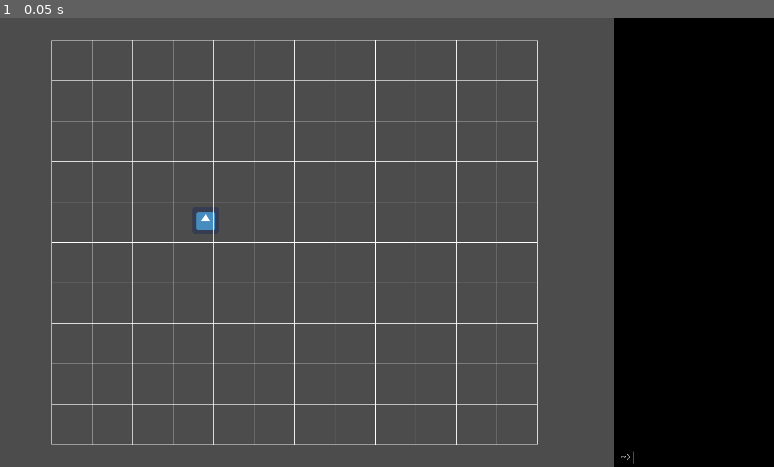
Above: before the commit, frame 1.
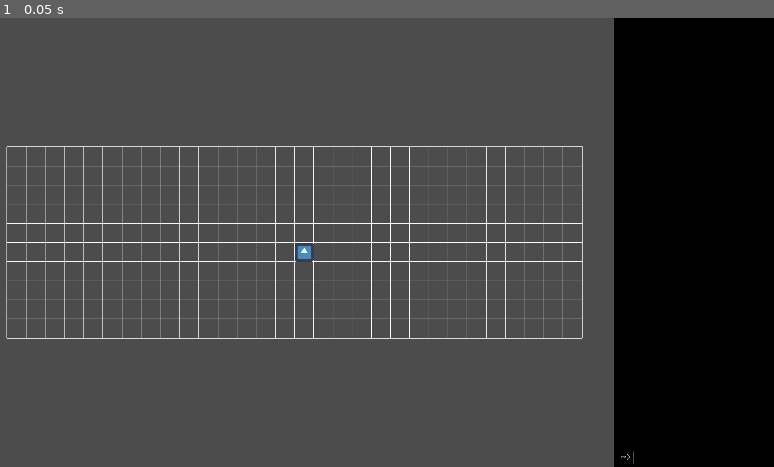
Above: after the commit, the same moment.

Repository: jwikiera/ggj23_root
Game: Godot game, scene res://test_scene.tscn
Two runs of this game, one before a commit and one after it. Both use one fixed random seed, a clock stepped at 60 frames per second and the inputs below. This scene is started directly instead of the project's main scene. The engine's default icon, where the game draws it, is replaced by a stand-in: a white triangle on a blue panel in a dark square.
Inputs:
- Up to frame 1 (0.05 s): no input

The runs differ from the first frame. In frame 1, 4.8% of the frame differs, in the area x 0-76%, y 4-96%.

Commit message:
player resizes to grid, started to work on player movement

Diff:
--- a/godot_project/Grid/Grid.gd
+++ b/godot_project/Grid/Grid.gd
@@ -9,6 +9,10 @@
 
 func _draw():
 	draw_grid_lines()
+
+#	var index = Vector2(int(Globals.grid_size_x / 2), int(Globals.grid_size_y / 2))
+#	draw_rect(Rect2(Globals.get_grid_pos_x() + index.x * Globals.get_grid_x_cell_size(),
+#		Globals.get_grid_pos_y() + index.y * Globals.get_grid_y_cell_size(), 5, 5), Color(1, 1, 1))
 
 #func fill_grid(grid):
 
--- /dev/null
+++ b/godot_project/Player/Player.gd
@@ -0,0 +1,71 @@
+extends KinematicBody2D
+
+var velocity: Vector2 = Vector2.ZERO
+var sprite_node: Sprite
+
+func _ready():
+	Commands.connect("move", self, "_on_move_signal")
+	sprite_node = get_node("Sprite")
+	move_to_grid_center()
+	scale_self_to_grid()
+	print(Globals.get_index_from_physical_coords(Vector2(500, 500)))
+
+func scale_self_to_grid():
+	var sprite_size: int = sprite_node.texture.get_width()
+	var ratio: float = float(sprite_size) / Globals.get_grid_x_cell_size()
+	sprite_node.scale.x = 1 / ratio
+	sprite_node.scale.y = 1 / ratio
+
+	var last_pos: Vector2 = self.get_position()
+	print("ratio: %f" % ratio)
+	last_pos.x -= (float(sprite_size) - Globals.get_grid_x_cell_size()) / 2
+	last_pos.y -= (float(sprite_size) - Globals.get_grid_x_cell_size()) / 2
+	self.set_position(last_pos)
+
+func move_to_grid_center():
+	#print("hello from player.gd")
+	#print(Globals.get_physical_coords_of_grid_index(Vector2(int(Globals.grid_size_x / 2), int(Globals.grid_size_y / 2))))
+	self.set_position(Globals.get_physical_coords_of_grid_index(Vector2(int(Globals.grid_size_x / 2), int(Globals.grid_size_y / 2))))
+
+func _physics_process(delta):
+	pass
+#	if Input.is_action_just_pressed("ui_right"):
+#		velocity.x = 64
+#	elif Input.is_action_just_pressed("ui_left"):
+#		velocity.x = -64
+#	elif Input.is_action_just_pressed("ui_up"):
+#		velocity.y = -64
+#	elif Input.is_action_just_pressed("ui_down"):
+#		velocity.y = 64
+#	else:
+#		velocity.x = 0
+#		velocity.y = 0
+#
+#	move_and_collide(velocity)
+
+
+func _on_move_signal(direction: int) -> void:
+	var current_index: Vector2 = Globals.get_index_from_physical_coords(self.get_position())
+	print("got current index:")
+	print(current_index)
+	if direction == Commands.DIRS.DIR_UP:
+		var new_index: Vector2 = Vector2(current_index.x, current_index.y - 1)
+		self.set_position(Globals.get_physical_coords_of_grid_index(new_index))
+		#velocity.y = -64
+	if direction == Commands.DIRS.DIR_DOWN:
+		velocity.y = 64
+	if direction == Commands.DIRS.DIR_LEFT:
+		velocity.x = -64
+	if direction == Commands.DIRS.DIR_RIGHT:
+		velocity.x = 64
+
+#	if direction == Commands.DIRS.DIR_UP:
+#		velocity.y = -64
+#	if direction == Commands.DIRS.DIR_DOWN:
+#		velocity.y = 64
+#	if direction == Commands.DIRS.DIR_LEFT:
+#		velocity.x = -64
+#	if direction == Commands.DIRS.DIR_RIGHT:
+#		velocity.x = 64
+#	move_and_collide(velocity)
+#	velocity = Vector2.ZERO
--- a/godot_project/Player/Player.tscn
+++ b/godot_project/Player/Player.tscn
@@ -1,14 +1,14 @@
 [gd_scene load_steps=3 format=2]
 
-[ext_resource path="res://Scenes/Player.gd" type="Script" id=1]
+[ext_resource path="res://Player/Player.gd" type="Script" id=1]
 [ext_resource path="res://Sprites/icon.png" type="Texture" id=2]
 
 [node name="Player" type="KinematicBody2D"]
-position = Vector2( 113, 118 )
 script = ExtResource( 1 )
 __meta__ = {
 "_edit_group_": true
 }
 
 [node name="Sprite" type="Sprite" parent="."]
+position = Vector2( 32, 32 )
 texture = ExtResource( 2 )
--- a/godot_project/Scenes/Player.gd
+++ /dev/null
@@ -1,35 +0,0 @@
-extends KinematicBody2D
-
-var velocity = Vector2.ZERO
-
-func _ready():
-	Commands.connect("move", self, "_on_move_signal")
-
-func _physics_process(delta):
-	pass
-#	if Input.is_action_just_pressed("ui_right"):
-#		velocity.x = 64
-#	elif Input.is_action_just_pressed("ui_left"):
-#		velocity.x = -64
-#	elif Input.is_action_just_pressed("ui_up"):
-#		velocity.y = -64
-#	elif Input.is_action_just_pressed("ui_down"):
-#		velocity.y = 64
-#	else:
-#		velocity.x = 0
-#		velocity.y = 0
-#
-#	move_and_collide(velocity)
-
-
-func _on_move_signal(direction: int) -> void:
-	if direction == Commands.DIRS.DIR_UP:
-		velocity.y = -64
-	if direction == Commands.DIRS.DIR_DOWN:
-		velocity.y = 64
-	if direction == Commands.DIRS.DIR_LEFT:
-		velocity.x = -64
-	if direction == Commands.DIRS.DIR_RIGHT:
-		velocity.x = 64
-	move_and_collide(velocity)
-	velocity = Vector2.ZERO
--- a/godot_project/Singletons/Globals.gd
+++ b/godot_project/Singletons/Globals.gd
@@ -9,7 +9,7 @@
 var seed_ = 'ibib3fi3b'
 
 var grid = []
-var grid_size_x = 12
+var grid_size_x = 30
 var grid_size_y = 10
 var _grid_margin = 10
 
@@ -59,6 +59,12 @@
 	var total_y_len = ry * grid_size_y
 	return (get_viewport().size.y - total_y_len) / 2
 
+func get_grid_end_x():
+	return get_grid_pos_x() + get_grid_x_cell_size() * grid_size_x
+
+func get_grid_end_y():
+	return get_grid_pos_y() + get_grid_y_cell_size() * grid_size_y
+
 func get_grid_x_cell_size():
 	var rx = (get_viewport().size.x - get_console_width() - get_x_grid_margin()) / grid_size_x
 	var ry = (get_viewport().size.y - get_y_grid_margin()) / grid_size_y
@@ -76,3 +82,31 @@
 	else:
 		rx = ry
 	return ry
+
+func get_physical_coords_of_grid_index(index: Vector2) -> Vector2:
+	if (index.x < 0 or index.y < 0 or index.x > grid_size_x - 1 or index.y > grid_size_y - 1):
+		print("Error, get_physical_coords_of_grid_index index out of range")
+		return Vector2.ZERO
+	return Vector2(
+		get_grid_pos_x() + index.x * get_grid_x_cell_size(),
+		get_grid_pos_y() + index.y * get_grid_y_cell_size()
+	)
+
+func get_index_from_physical_coords(coords: Vector2) -> Vector2:
+	if coords.x > get_grid_end_x() or coords.y > get_grid_end_y() or coords.x < get_grid_pos_x() or coords.y < get_grid_pos_y():
+		print("Error: get_index_from_physical_coords index out of range")
+		return Vector2.ZERO
+	var res_x = 0
+	var res_y = 0
+
+	for i in range(grid_size_x - 1):
+		if coords.x >= get_grid_pos_x() + i * get_grid_x_cell_size():
+			res_x = i
+	for i in range(grid_size_y - 1):
+		if coords.y >= get_grid_pos_y() + i * get_grid_y_cell_size():
+			res_y = i
+
+	return Vector2(
+		res_x,
+		res_y
+	)
--- /dev/null
+++ b/godot_project/TestScene.gd
@@ -0,0 +1,15 @@
+extends Node2D
+
+
+var player_node
+
+
+# Called when the node enters the scene tree for the first time.
+func _ready():
+	player_node = get_node("Player")
+
+
+
+# Called every frame. 'delta' is the elapsed time since the previous frame.
+#func _process(delta):
+#	pass
--- a/godot_project/test_scene.tscn
+++ b/godot_project/test_scene.tscn
@@ -1,14 +1,15 @@
-[gd_scene load_steps=4 format=2]
+[gd_scene load_steps=5 format=2]
 
 [ext_resource path="res://Scenes/Console.tscn" type="PackedScene" id=1]
 [ext_resource path="res://Player/Player.tscn" type="PackedScene" id=2]
 [ext_resource path="res://Grid/Grid.tscn" type="PackedScene" id=3]
+[ext_resource path="res://TestScene.gd" type="Script" id=4]
 
 [node name="TestScene" type="Node2D"]
+script = ExtResource( 4 )
 
 [node name="Console" parent="." instance=ExtResource( 1 )]
 
-[node name="Player" parent="Console" instance=ExtResource( 2 )]
-position = Vector2( 554, 487 )
+[node name="Grid" parent="Console" instance=ExtResource( 3 )]
 
-[node name="Grid" parent="Console" instance=ExtResource( 3 )]
+[node name="Player" parent="." instance=ExtResource( 2 )]
